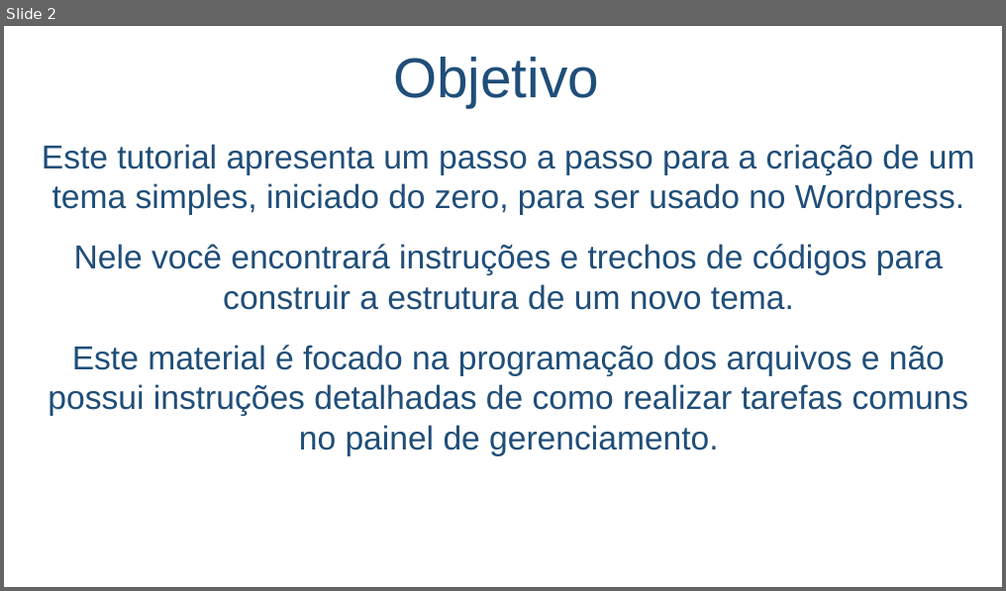
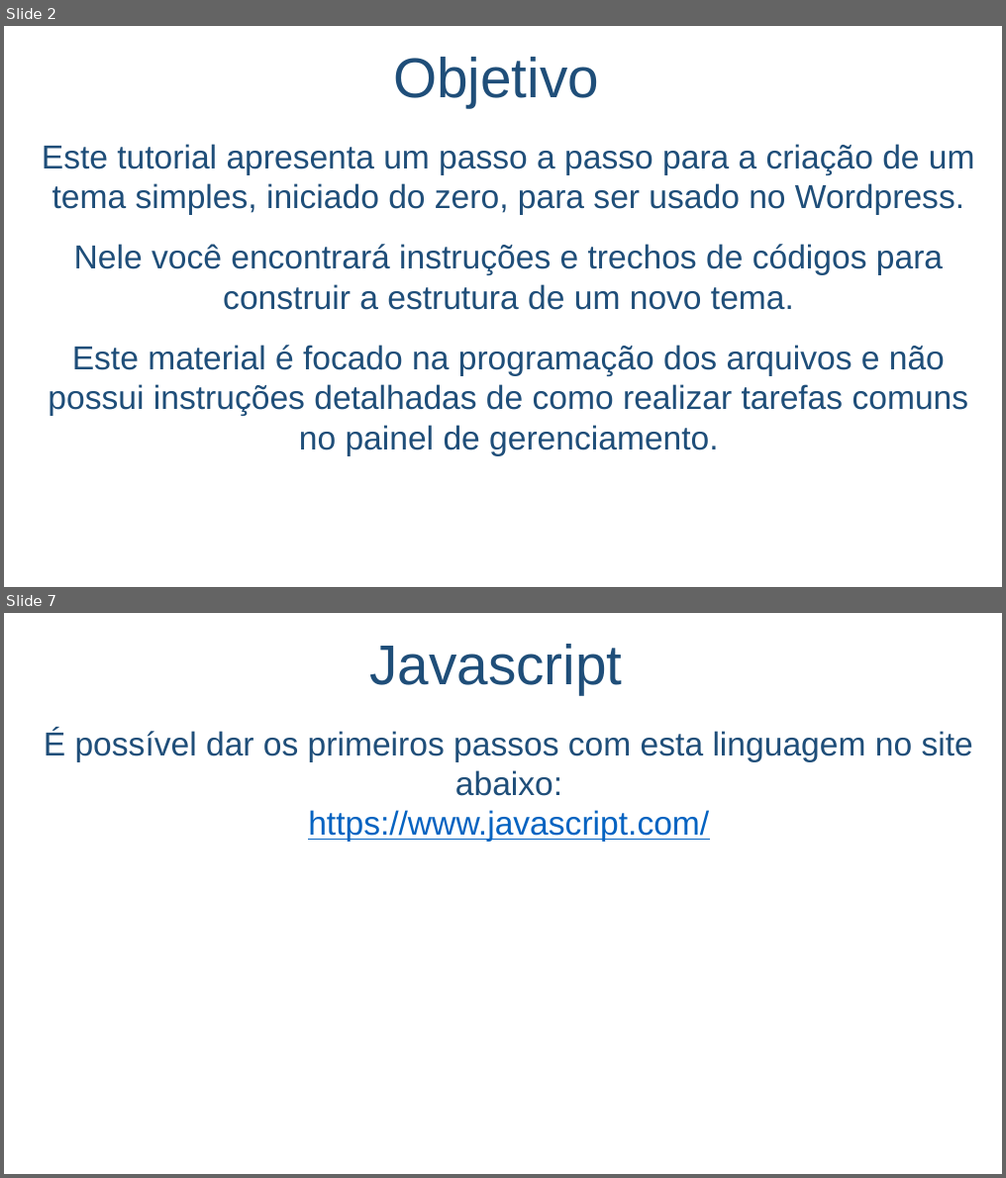
Before and after one commit to salmo-jr/public-slides, a slide deck: javascript-introducao.pptx. Shown one above the other, each under a label of ours: slide 2 before the commit, slides 2 and 7 after it; the slides between them are not shown. The pictures are 1006x591 and 1006x1178 pixels, drawn with LibreOffice and Linux fonts; fonts in the diff are those of the drawing; background and template pictures are left out. Boxes give left, top, right and bottom in pixels: in the first picture for what was removed or moved away, otherwise in the second. Text is boxed around its words. In the diff, an @@ line names an element or a change of style, - is before the commit and + after.

```diff
--- a/javascript-introducao.pptx
+++ b/javascript-introducao.pptx
@@ slide 7 added at <box>4,613,1002,1174</box>, background picture (left out) @@
@@ title added at <box>369,644,622,694</box>, 54 pt, text #1F4E79 @@
+Javascript
@@ text added at <box>44,729,973,842</box>, 32 pt, text #1F4E79 @@
+É possível dar os primeiros passos com esta linguagem no site abaixo:
+https://www.javascript.com/
```
Also in this commit, not shown: 3 slides changed, 7 other slides added, 43 slides removed.
